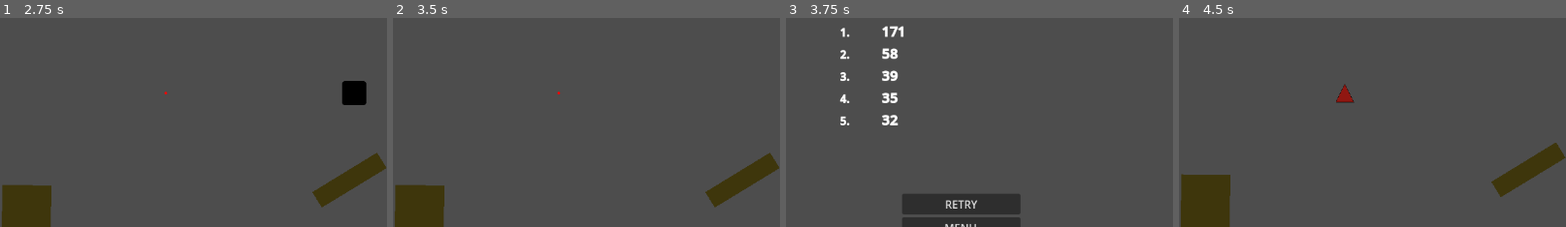
Above: before the commit, frames 1-4 (left to right).
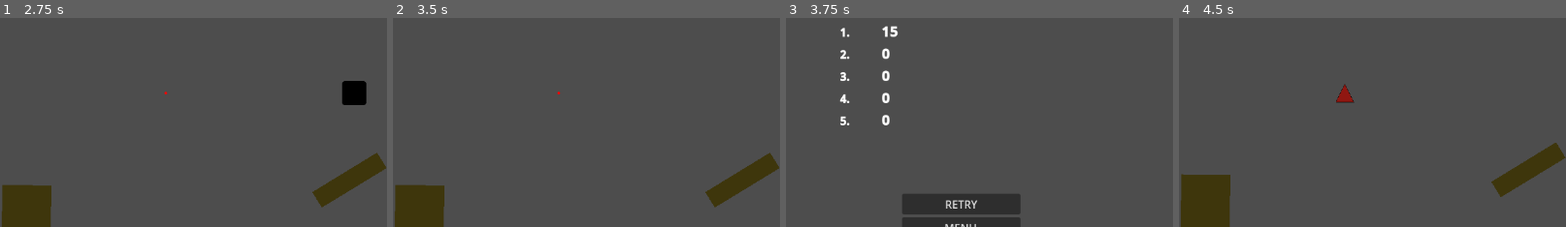
Above: after the commit, the same moments.

Repository: CodyI20/stacking-boxes
Game: Godot game, scene res://Scenes/game.tscn
The game is run twice, just before and just after one commit, with the same random seed, the same clock (stepped at 60 frames per second) and the same inputs. The engine's default icon, where the game draws it, is replaced by a stand-in: a white triangle on a blue panel in a dark square.
Inputs:
- Up to frame 1 (2.75 s): tap Enter at 0.5 s; hold D (Right) 0.53-1.28 s; tap Space (Space) at 0.6, 1.35, 2, 2.1 s; hold A (Left) 1.28-2.03 s; hold D (Right) from 2.03 s (still down)
- Up to frame 2 (3.5 s): keep holding D (Right); tap Space (Space) at 2.85 s
- Up to frame 3 (3.75 s): release D (Right) at 3.53 s; hold A (Left) from 3.53 s (still down); tap Space (Space) at 3.6 s
- Up to frame 4 (4.5 s): release A (Left) at 4.25 s; click "RETRY" at 4.25 s
The pictures show only the part of the screen within x 28-78%, y 13-63%; the shares and areas given below are measured in that part.

Frames 1-2 are identical in both runs. In frame 3, 0.7% of the frame differs, in the area x 24-31%, y 3-52%; in frame 4, nothing differs.

Commit message:
Save changes
 - Changed the save directory to the user folder

Diff:
--- a/GDScripts/Data/save_data.gd
+++ b/GDScripts/Data/save_data.gd
@@ -6,7 +6,7 @@
 @export var high_score_3 := 0
 @export var high_score_4 := 0
 @export var high_score_5 := 0
-const SAVE_PATH := "res://SaveFileTest/highscore_save_test.tres"
+const SAVE_PATH := "user://saves/high_score_save.tres"
 
 func save() -> void:
 	ResourceSaver.save(self, SAVE_PATH)
--- a/SaveFileTest/highscore_save_test.tres
+++ /dev/null
@@ -1,11 +0,0 @@
-[gd_resource type="Resource" script_class="SaveData" load_steps=2 format=3]
-
-[ext_resource type="Script" path="res://GDScripts/Data/save_data.gd" id="1_fghrk"]
-
-[resource]
-script = ExtResource("1_fghrk")
-high_score = 171
-high_score_2 = 58
-high_score_3 = 39
-high_score_4 = 35
-high_score_5 = 32
--- a/project.godot
+++ b/project.godot
@@ -32,7 +32,6 @@
 "res://Art/": "red",
 "res://GDScripts/": "blue",
 "res://Resources/": "purple",
-"res://SaveFileTest/": "yellow",
 "res://Scenes/": "green"
 }
 
